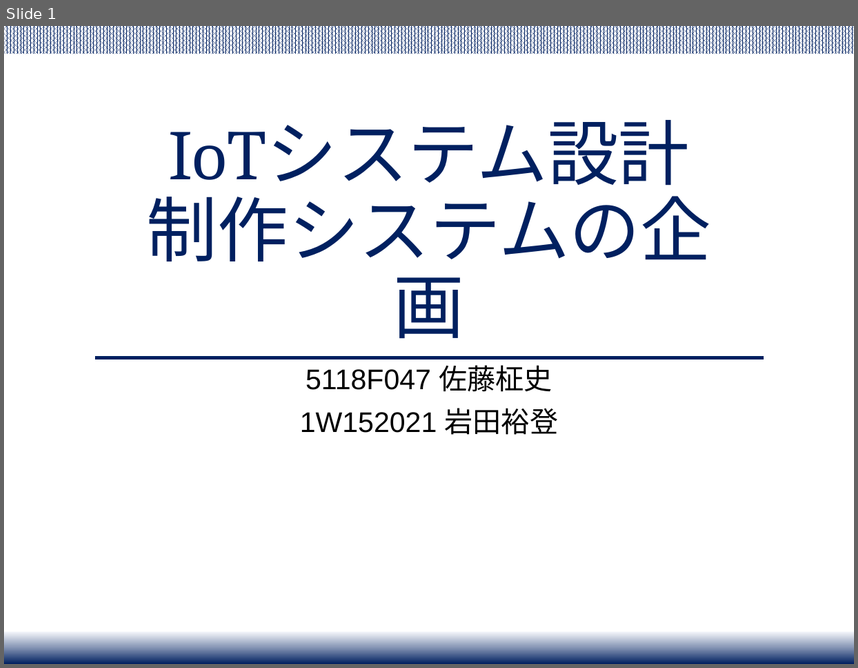
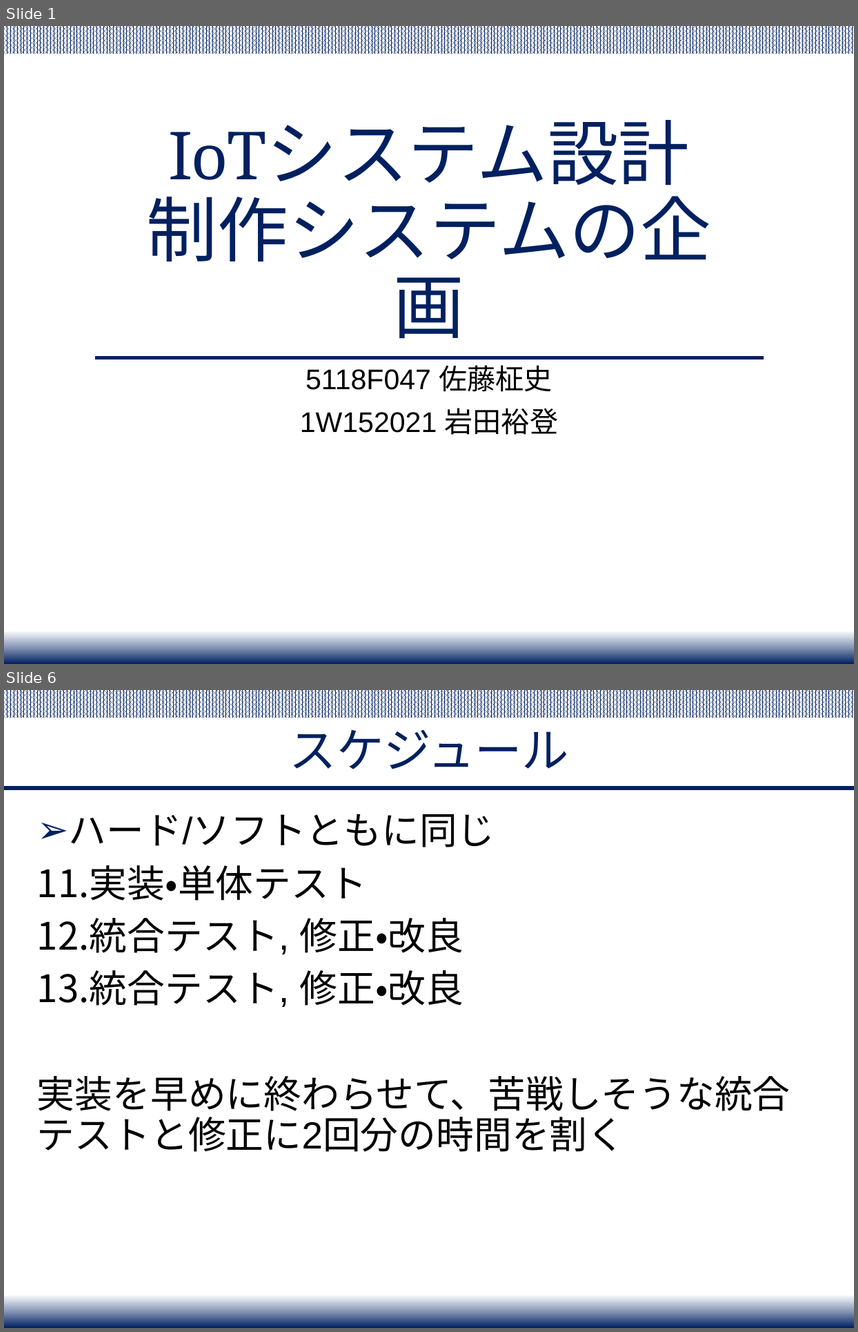
Before and after one commit to Yuchan4342/iot-system-project, a slide deck: presentation/IoT_project_presentation.pptx. Shown one above the other, each under a label of ours: slide 1 before the commit, slides 1 and 6 after it; the slides between them are not shown. The pictures are 858x668 and 858x1332 pixels, drawn with LibreOffice and Linux fonts; fonts in the diff are those of the drawing. Boxes give left, top, right and bottom in pixels: in the first picture for what was removed or moved away, otherwise in the second. Text is boxed around its words. In the diff, an @@ line names an element or a change of style, - is before the commit and + after.

Commit message:
プレゼンの編集 概要、ゲームの流れソフトウェア部分、スケジュールを作成

```diff
--- a/presentation/IoT_project_presentation.pptx
+++ b/presentation/IoT_project_presentation.pptx
@@ slide 6 added at [4,690,854,1328], background #FFFFFF; not listed: 2 template elements that a slide beside it also shows @@
@@ title added at [290,730,570,769], 40 pt, text #002060 @@
+スケジュール
@@ line added from (4, 788) to (854, 788), #002060 3 pt @@
@@ text added at [37,814,791,1152], 32 pt, text #000000 @@
+➢ ハード/ソフトともに同じ
+11. 実装・単体テスト
+12. 統合テスト, 修正・改良
+13. 統合テスト, 修正・改良
+実装を早めに終わらせて、苦戦しそうな統合テストと修正に2回分の時間を割く
```
Also in this commit, not shown: 1 slide changed, 3 other slides added.
